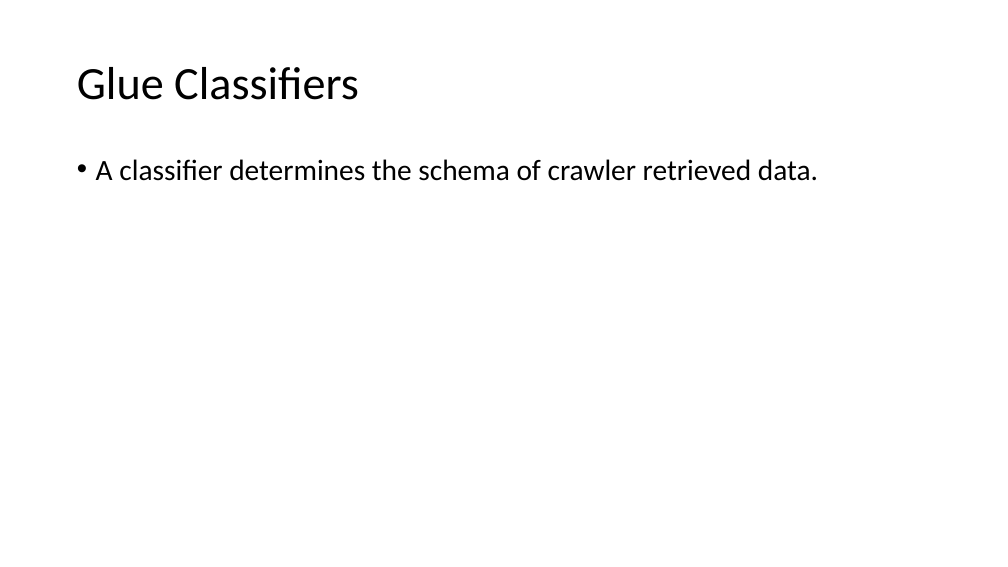
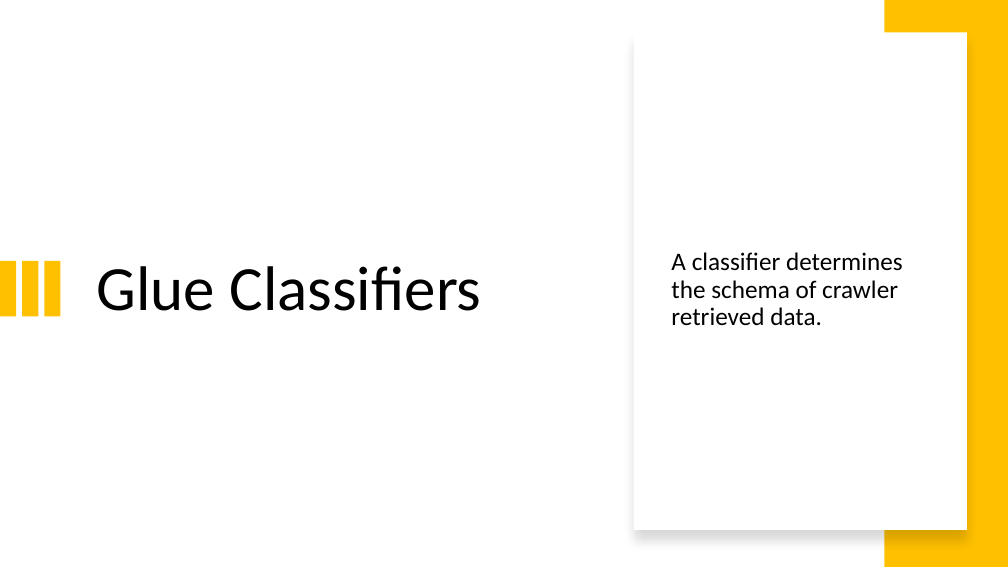
Before and after one commit to kunaldas926/ppt, a slide deck: slide 19 of Presentation1.pptx (slide 15 before the commit). Drawn at 1008x567 pixels with LibreOffice and Linux fonts; fonts in the diff are those of the drawing. Boxes give left, top, right and bottom in pixels: in the first picture for what was removed or moved away, otherwise in the second. Text is boxed around its words. In the diff, an @@ line names an element or a change of style, - is before the commit and + after.

```diff
--- a/Presentation1.pptx
+++ b/Presentation1.pptx
@@ rectangle added at bbox=[885, 0, 1008, 567], fill #FFC000 @@
@@ rectangle added at bbox=[634, 33, 967, 530], fill #FFFFFF @@
@@ title "Glue Classifiers": place and size @@
-title "Glue Classifiers" at bbox=[77, 67, 359, 100]
+title "Glue Classifiers" at bbox=[97, 266, 482, 311]
@@ title "Glue Classifiers" at bbox=[97, 266, 482, 311]: size 44 to 60 pt @@
@@ text "A classifier determines the schema ...": place and size @@
-text "A classifier determines the schema ..." at bbox=[96, 159, 818, 181]
+text "A classifier determines the schema ..." at bbox=[671, 252, 903, 325]
@@ text "A classifier determines the schema ..." at bbox=[671, 252, 903, 325]: size 28 to 24 pt; bullet • to none; vertical alignment top to middle @@
@@ rectangle added at bbox=[0, 261, 16, 317], fill #FFC000 @@
@@ rectangle added at bbox=[22, 261, 38, 317], fill #FFC000 @@
@@ rectangle added at bbox=[45, 261, 60, 317], fill #FFC000 @@
```
Also in this commit, not shown: 19 other slides changed, 23 slides added.
